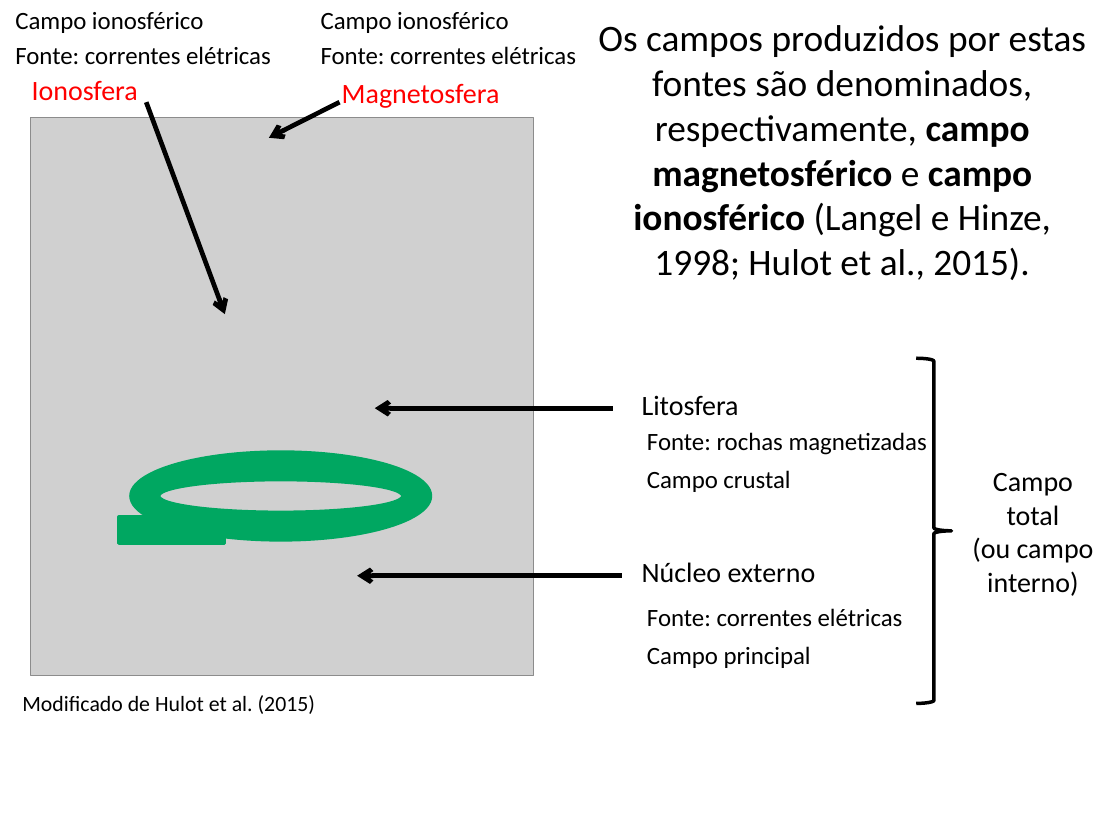
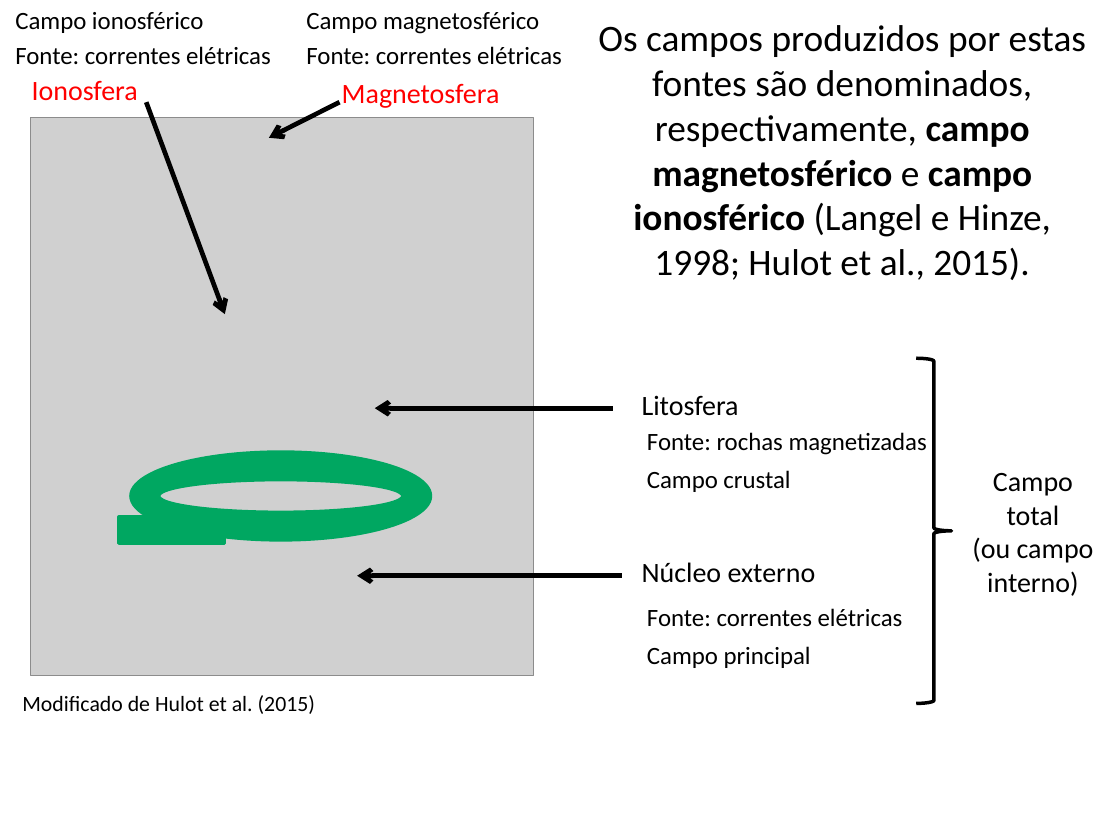
Before and after one commit to pinga-lab/CE-VII-SimBGf-2016, a slide deck: slide 17 of slides/4_anomalia_campo_total.pptx. Drawn at 1120x840 pixels with LibreOffice and Linux fonts; fonts in the diff are those of the drawing; grey boxes stand for pictures. Boxes give left, top, right and bottom in pixels: in the first picture for what was removed or moved away, otherwise in the second. Text is boxed around its words. In the diff, an @@ line names an element or a change of style, - is before the commit and + after.

Commit message:
descricao qualitativa da anomalia de campo total

```diff
--- a/slides/4_anomalia_campo_total.pptx
+++ b/slides/4_anomalia_campo_total.pptx
@@ text at box(306, 12, 539, 34): text changed @@
-Campo ionosférico
+Campo magnetosférico
@@ text "Fonte: correntes elétricas": place and size @@
-text "Fonte: correntes elétricas" at box(321, 46, 576, 65)
+text "Fonte: correntes elétricas" at box(306, 46, 562, 65)
```
Also in this commit, not shown: 8 other slides changed, 54 slides added, 2 other files.
